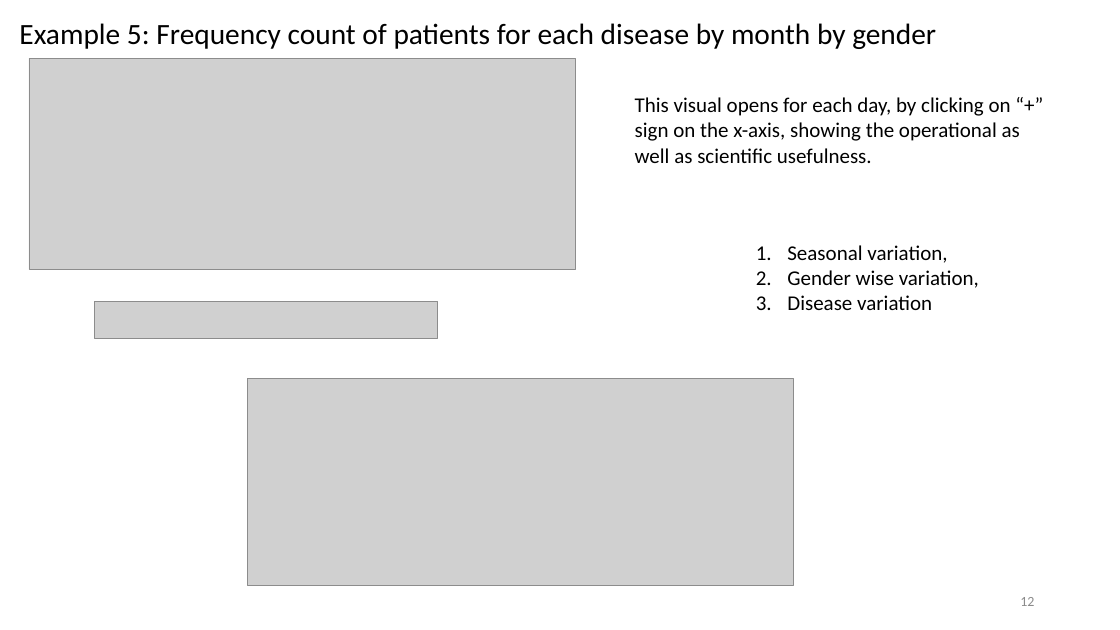
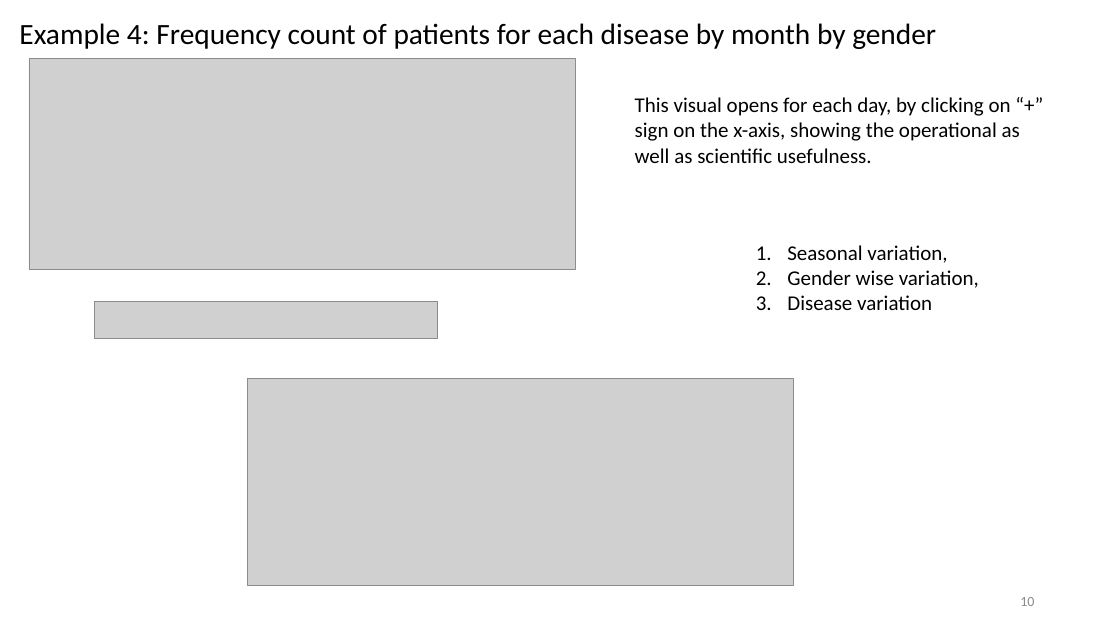
Before and after one commit to coursephd/PostgreSQL, a slide deck: slide 10 of thesis/Pune-Nov2019/01AYUSH-Pune-Nov2019.pptx (slide 12 before the commit). Drawn at 1120x630 pixels with LibreOffice and Linux fonts; fonts in the diff are those of the drawing; grey boxes stand for pictures; background and template pictures are left out. Boxes give left, top, right and bottom in pixels: in the first picture for what was removed or moved away, otherwise in the second. Text is boxed around its words. In the diff, an @@ line names an element or a change of style, - is before the commit and + after.

```diff
--- a/thesis/Pune-Nov2019/01AYUSH-Pune-Nov2019.pptx
+++ b/thesis/Pune-Nov2019/01AYUSH-Pune-Nov2019.pptx
@@ title at (19, 23, 936, 49): text changed @@
-Example 5: Frequency count of patients for each disease by month by gender
+Example 4: Frequency count of patients for each disease by month by gender
@@ page number at (1020, 597, 1034, 606): text changed @@
-12
+10
```
Also in this commit, not shown: 5 other slides changed, 1 slide added.
